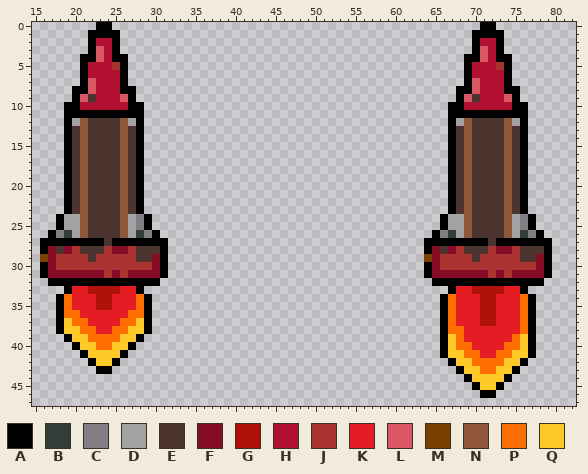
A sprite sheet gets an edit: assets/rocket-Sheet.png. The picture above was drawn from the file before the commit.
The file is 96x48 pixels. Shown: x 15..82, y 0..47.
Palette (. is transparent): A #000000  B #323c39  C #847e87  D #a2a2a2  E #4e342e  F #840c24  G #b0120a  H #b21030  J #ac3232  K #e51c23  L #d95763  M #794100  N #8f563b  P #ff6f00  Q #ffca28
Pixels before (only the part around the change), first column x 15:
26 ..ACBDNEEEENDBCA..................................ACBDNEEEENDBCA....
27 .AAAAAAAAEAAAAAAA................................AAAAAAAAEAAAAAAA...
28 .AFEFJEEEJFFJEEEA................................AFEFJEEEJFFJEEEA...
29 .MFJJJJEJJJJJEEFA................................MFJJJJEJJJJJEEFA...
30 .AFJJJJJJJJJJJJFA................................AFJJJJJJJJJJJJFA...
31 .AFFFFFFFJFJFFFFA................................AFFFFFFFJFJFFFFA...
32 ..AAAAAAAAAAAAAA..................................AAAAAAAAAAAAAA....
33 ....AKKGGGGKKA......................................AKKGGGGKKA......
34 ...APKKKGGKKKPA....................................APKKKGGKKKPA.....
35 ...APKKKGGKKKPA....................................APKKKGGKKKPA.....
36 ...APPKKKKKKPPA....................................APKKKGGKKKPA.....
37 ...AQPPKKKKPPQA....................................APKKKGGKKKPA.....
38 ...AQQPPKKPPQQA....................................APPKKKKKKKPA.....
39 ....AQQPPPPQQA.....................................AQPKKKKKKPQA.....
40 .....AQQPPQQA......................................AQPPKKKKPPQA.....
41 ......AQQQQA.......................................AQQPPKKPPQQA.....
42 .......AQQA.........................................AQQPPPPQQA......
43 ........AA...........................................AQQPPQQA.......
44 ......................................................AQQQQA........
45 .......................................................AQQA.........
46 ........................................................AA..........
47 ....................................................................
After:
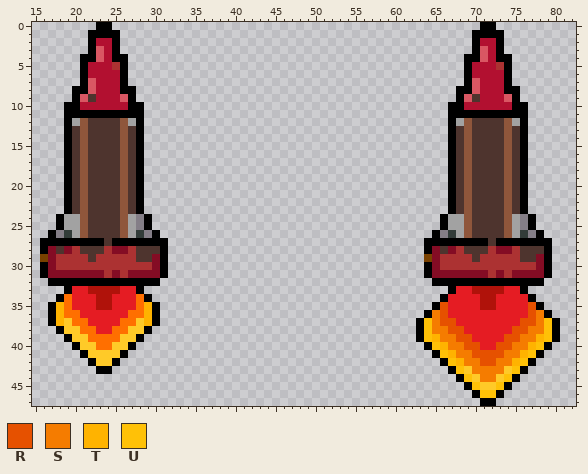
Colours new in this view: R #e65100  S #f57c00  T #ffb300  U #ffc107
The exact change:
y 34: x 67 P -> K; x 76 P -> K
y 35: x 17..18 .A -> AT; x 29..30 A. -> TA; x 65..67 .AP -> ARK; x 76..78 PA. -> KRA
y 36: x 17..18 .A -> AT; x 29..30 A. -> TA; x 64..67 ..AP -> ASRK; x 71..72 GG -> KK; x 76..79 PA.. -> KRSA
y 37: x 17..18 .A -> AT; x 29..30 A. -> TA; x 63..67 ...AP -> AUSRR; x 71..72 GG -> KK; x 76..80 PA... -> RRSUA
y 38: x 63..68 ...APP -> AUSSRR; x 75..80 KPA... -> RRSSUA
y 39: x 63..69 ...AQPK -> AUTSSRR; x 74..80 KPQA... -> RRSSTUA
y 40: x 64..70 ..AQPPK -> AUTSSRR; x 73..79 KPPQA.. -> RRSSTUA
y 41: x 65..78 .AQQPPKKPPQQA. -> AUTSSRRRRSSTUA
y 42: x 66..77 .AQQPPPPQQA. -> AUTSSRRSSTUA
y 43: x 67..68 .A -> AU; x 70..73 QPPQ -> SSSS; x 75..76 A. -> UA
y 44: x 68..69 .A -> AU; x 71..72 QQ -> SS; x 74..75 A. -> UA
y 45: x 69..70 .A -> AU; x 73..74 A. -> UA
y 46: x 70..73 .AA. -> AUUA
y 47: x 71..72 .. -> AA
Pixel boxes of the changes (left, top, right, bottom) in both pictures:
changed: (416, 294, 560, 406)
changed: (48, 302, 64, 326)
changed: (144, 302, 160, 326)
